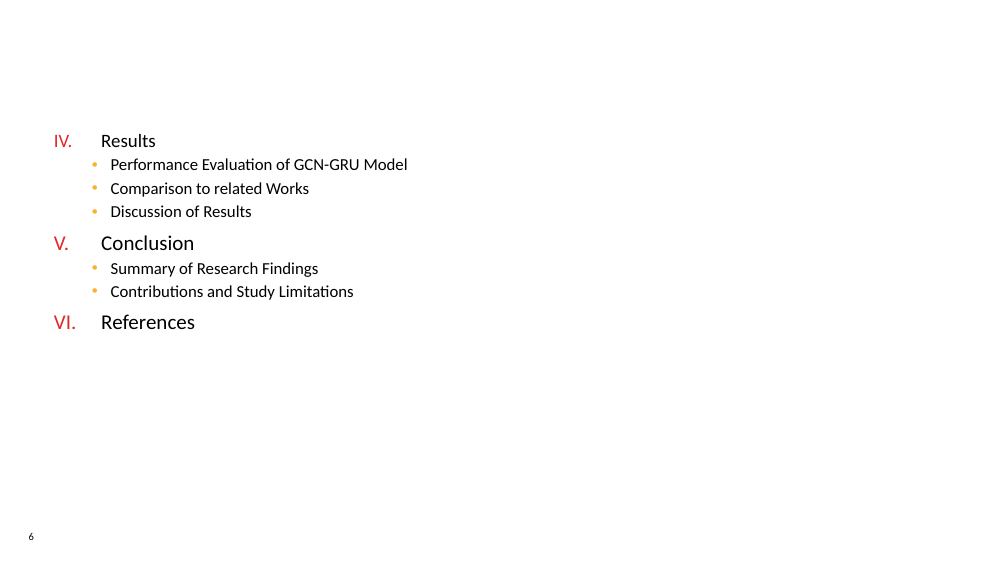
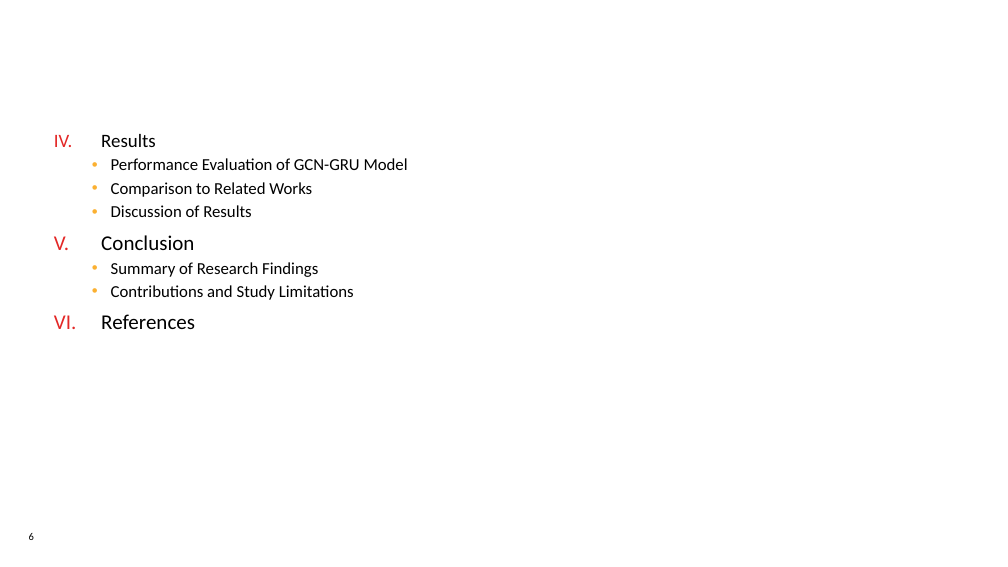
Before and after one commit to NagsTheProgrammer/WindGNN, a slide deck: slide 6 of A Recurrent Graph-Convolutional Network for Wind Speed Prediction.pptx. Drawn at 1008x567 pixels with LibreOffice and Linux fonts; fonts in the diff are those of the drawing; background and template pictures are left out. Boxes give left, top, right and bottom in pixels: in the first picture for what was removed or moved away, otherwise in the second. Text is boxed around its words. In the diff, an @@ line names an element or a change of style, - is before the commit and + after.

```diff
--- a/A Recurrent Graph-Convolutional Network for Wind Speed Prediction.pptx
+++ b/A Recurrent Graph-Convolutional Network for Wind Speed Prediction.pptx
@@ text at bbox=[111, 182, 312, 197]: text changed @@
-  • Comparison to related Works
+  • Comparison to Related Works
```
Also in this commit, not shown: 1 other slide changed, 1 slide added.
